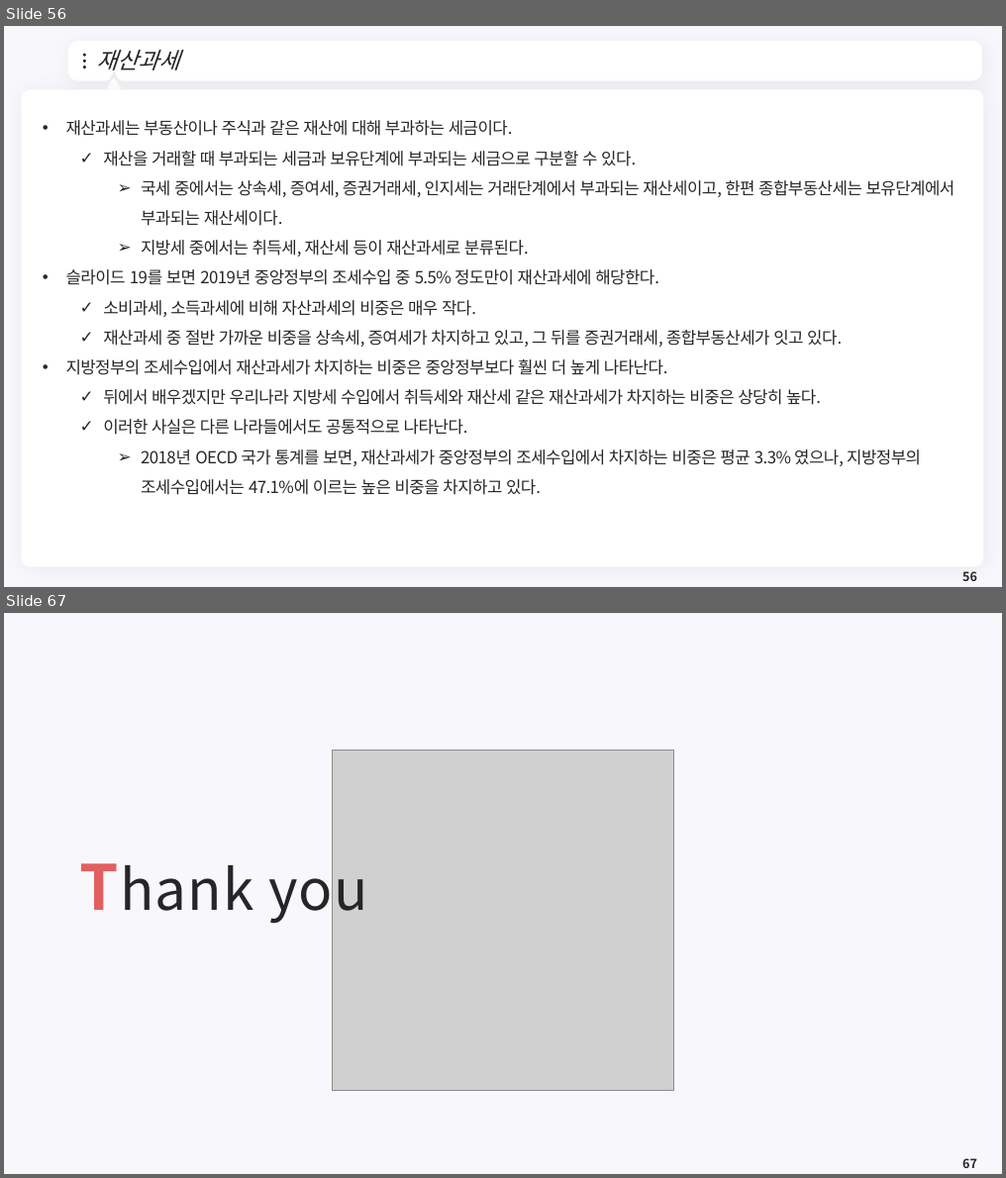
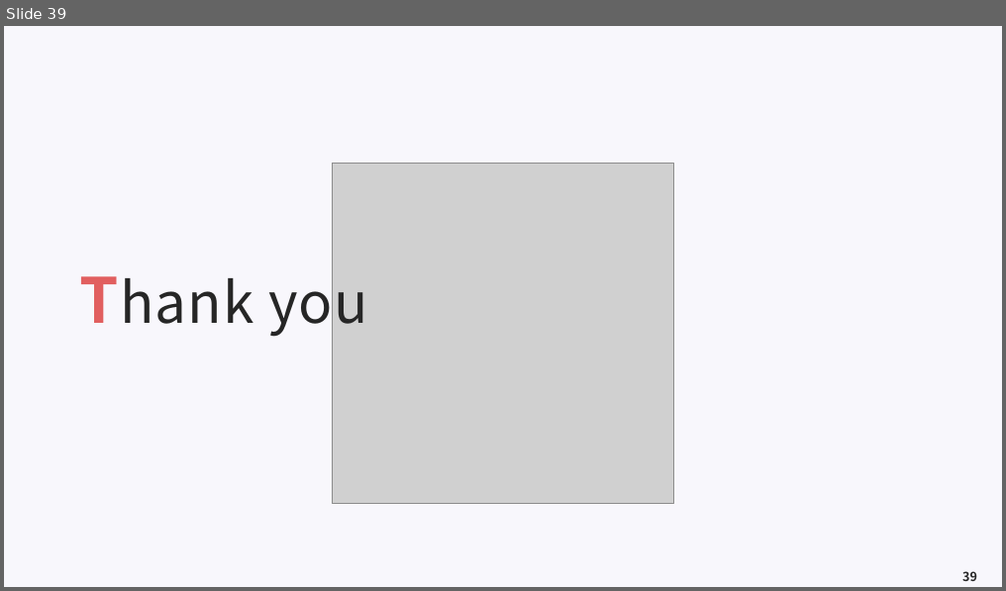
Before and after one commit to meandthey/Teaching, a slide deck: 재정학/01_Lectures/재정학_Chapter_4.pptx. Shown one above the other, each under a label of ours: slides 56 and 67 before the commit, slide 39 after it; the slides between them are not shown. The pictures are 1006x1178 and 1006x591 pixels, drawn with LibreOffice and Linux fonts; fonts in the diff are those of the drawing; grey boxes stand for pictures; background and template pictures are left out. Boxes give left, top, right and bottom in pixels: in the first picture for what was removed or moved away, otherwise in the second. Text is boxed around its words. In the diff, an @@ line names an element or a change of style, - is before the commit and + after.

```diff
--- a/재정학/01_Lectures/재정학_Chapter_4.pptx
+++ b/재정학/01_Lectures/재정학_Chapter_4.pptx
@@ slide 56 removed at (4,26,1002,587), background #F8F7FC @@
@@ freeform shape removed at (72,45,979,77) @@
@@ ellipse removed at (83,54,86,57) @@
@@ title removed at (96,50,180,71) @@
-재산과세
@@ ellipse removed at (83,60,86,63) @@
@@ ellipse removed at (83,66,86,69) @@
@@ triangle removed at (105,80,122,95) @@
@@ freeform shape removed at (958,56,967,68) @@
@@ rounded rectangle removed at (21,89,984,568) @@
@@ text removed at (66,120,955,495) @@
-• 재산과세는 부동산이나 주식과 같은 재산에 대해 부과하는 세금이다.
-  ✓ 재산을 거래할 때 부과되는 세금과 보유단계에 부과되는 세금으로 구분할 수 있다.
-    ➢ 국세 중에서는 상속세, 증여세, 증권거래세, 인지세는 거래단계에서 부과되는 재산세이고, 한편 종합부동산세는 보유단계에서 부과되는 재산세이다.
-    ➢ 지방세 중에서는 취득세, 재산세 등이 재산과세로 분류된다.
-• 슬라이드 19를 보면 2019년 중앙정부의 조세수입 중 5.5% 정도만이 재산과세에 해당한다.
-  ✓ 소비과세, 소득과세에 비해 자산과세의 비중은 매우 작다.
-  ✓ 재산과세 중 절반 가까운 비중을 상속세, 증여세가 차지하고 있고, 그 뒤를 증권거래세, 종합부동산세가 잇고 있다.
-• 지방정부의 조세수입에서 재산과세가 차지하는 비중은 중앙정부보다 훨씬 더 높게 나타난다.
-  ✓ 뒤에서 배우겠지만 우리나라 지방세 수입에서 취득세와 재산세 같은 재산과세가 차지하는 비중은 상당히 높다.
-  ✓ 이러한 사실은 다른 나라들에서도 공통적으로 나타난다.
-    ➢ 2018년 OECD 국가 통계를 보면, 재산과세가 중앙정부의 조세수입에서 차지하는 비중은 평균 3.3% 였으나, 지방정부의 조세수입에서는 47.1%에 이르는 높은 비중을 차지하고 있다.
@@ page number removed at (962,571,977,581) @@
-56
@@ what was slide 67 is now slide 39 @@
@@ page number at (962,571,977,581): text changed @@
-67
+39
```
Also in this commit, not shown: 3 slides changed, 27 other slides removed, 2 other files.
